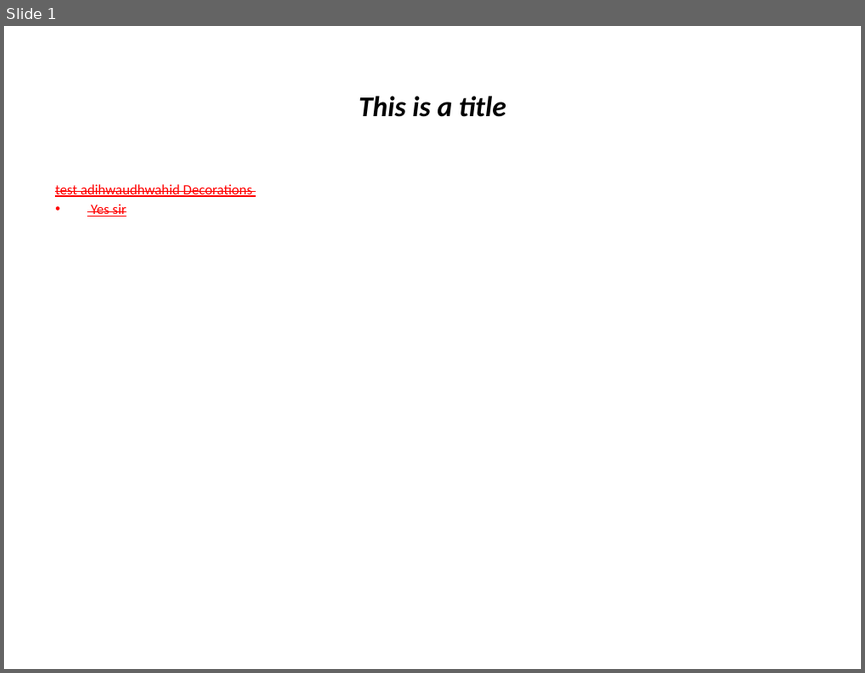
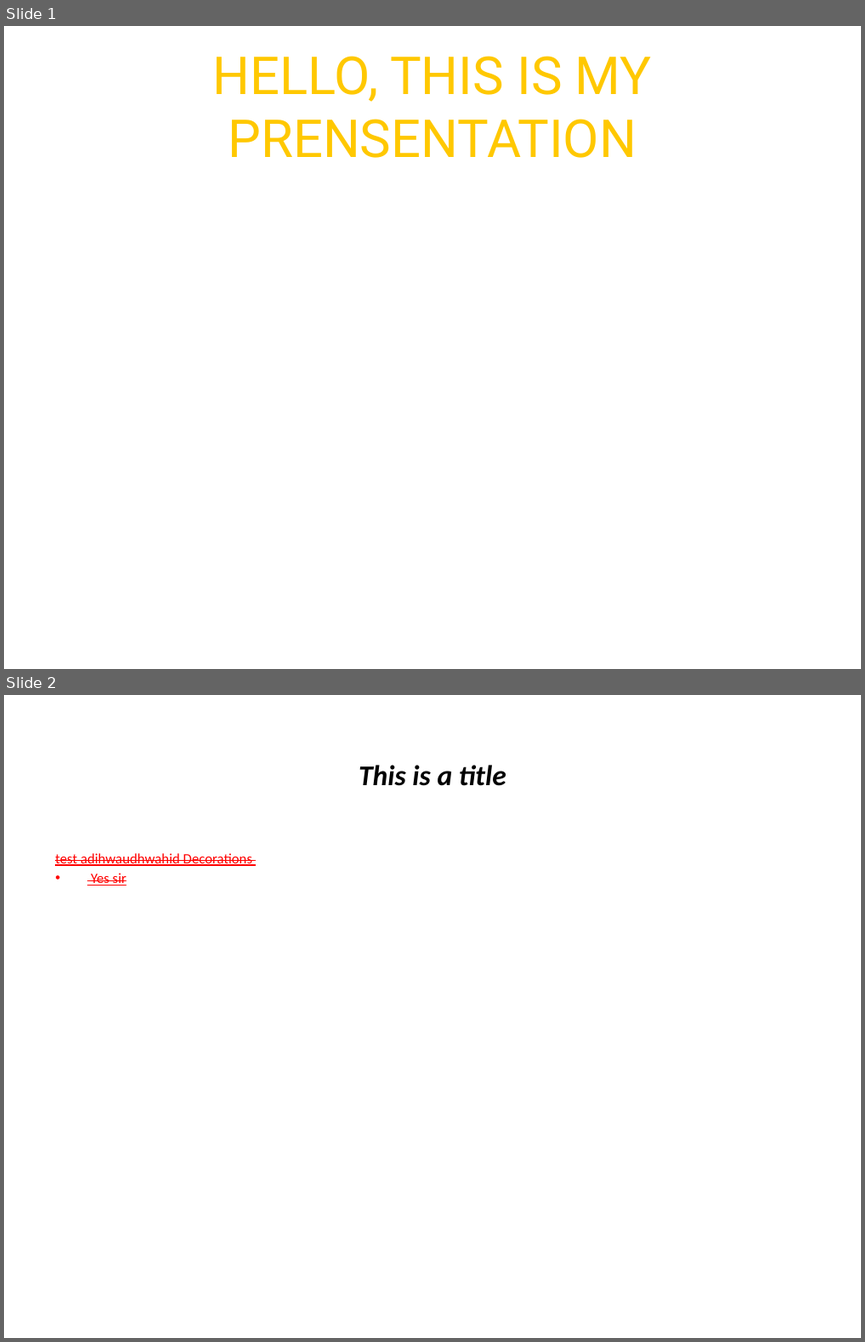
Before and after one commit to monstrotac/JsonConverterProject, a slide deck: JsonConverter/target/classes/OutputFolder/test.pptx. Shown one above the other, each under a label of ours: slide 1 before the commit, slides 1 and 2 after it. The pictures are 865x673 and 865x1342 pixels, drawn with LibreOffice and Linux fonts; fonts in the diff are those of the drawing. Boxes give left, top, right and bottom in pixels: in the first picture for what was removed or moved away, otherwise in the second. Text is boxed around its words. In the diff, an @@ line names an element or a change of style, - is before the commit and + after.

```diff
--- a/JsonConverter/target/classes/OutputFolder/test.pptx
+++ b/JsonConverter/target/classes/OutputFolder/test.pptx
@@ slide 1 added at (4, 26, 861, 669), background #FFFFFF @@
@@ title added at (212, 56, 652, 158), 44 pt, text #FFC800 @@
+HELLO, THIS IS MY PRENSENTATION
@@ what was slide 1 is now slide 2 @@
```
Also in this commit, not shown: 4 other files.
